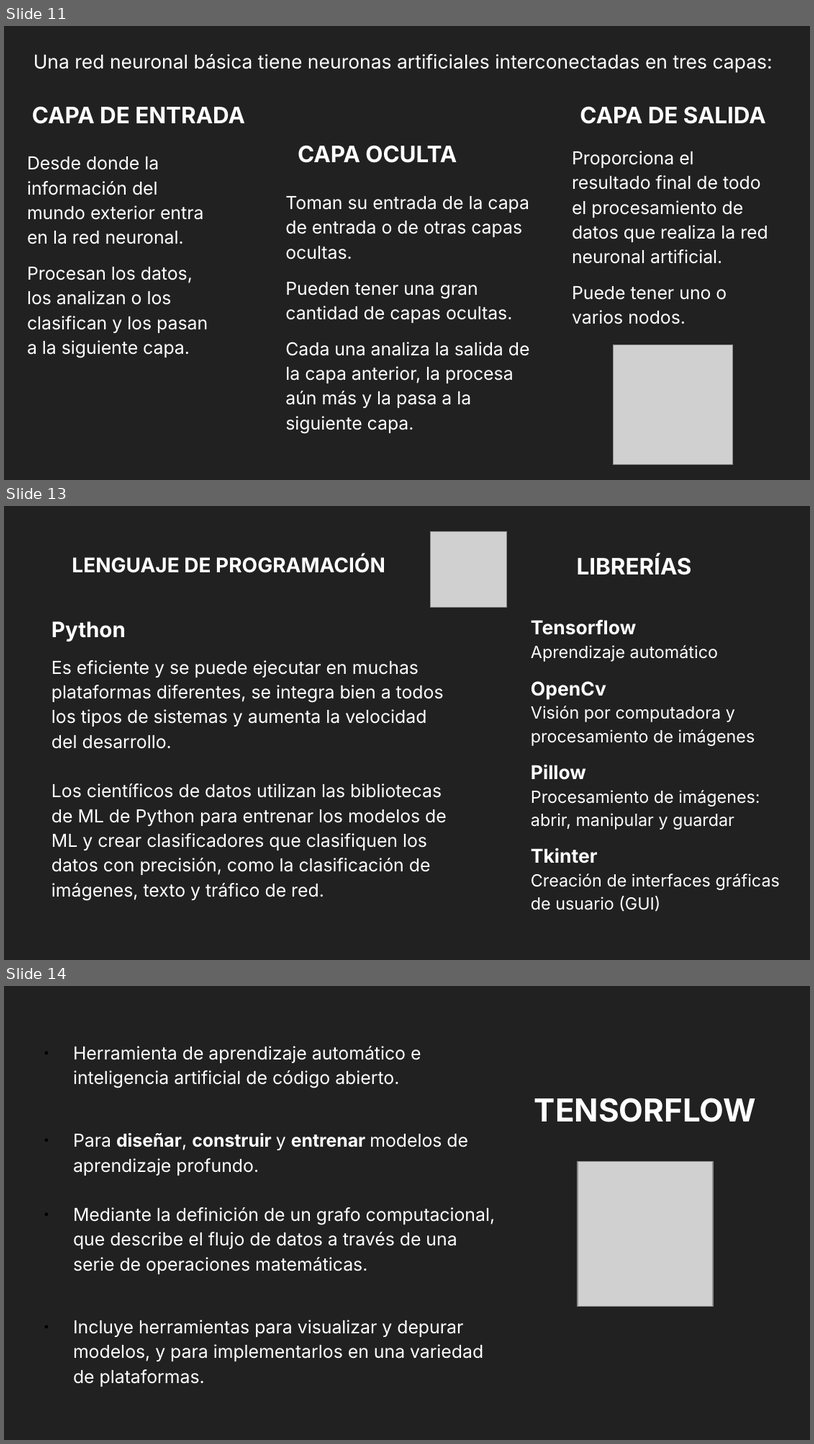
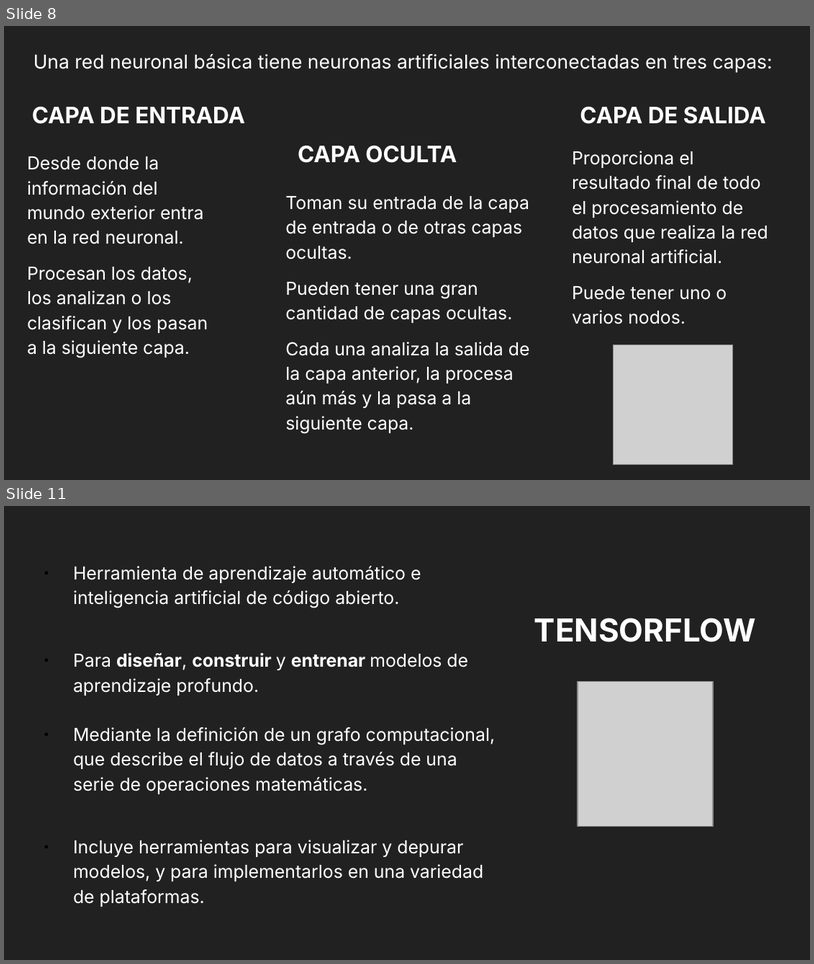
Before and after one commit to VataUTN/Deteccion_de_Figuras_Geometricas, a slide deck: Parcial MI.odp. Shown one above the other, each under a label of ours: slides 11, 13 and 14 before the commit, slides 8 and 11 after it; the slides between them are not shown. The pictures are 814x1444 and 814x964 pixels, drawn with LibreOffice and Linux fonts; fonts in the diff are those of the drawing; grey boxes stand for pictures. Boxes give left, top, right and bottom in pixels: in the first picture for what was removed or moved away, otherwise in the second. Text is boxed around its words. In the diff, an @@ line names an element or a change of style, - is before the commit and + after.

```diff
--- a/Parcial MI.odp
+++ b/Parcial MI.odp
@@ slide 13 removed at bbox=[4, 506, 810, 960], background #212121 @@
@@ picture removed at bbox=[430, 531, 507, 607] @@
@@ title removed at bbox=[72, 555, 386, 573] @@
-LENGUAJE DE PROGRAMACIÓN
@@ title removed at bbox=[577, 555, 692, 575] @@
-LIBRERÍAS
@@ text removed at bbox=[52, 621, 447, 900] @@
-Python
-Es eficiente y se puede ejecutar en muchas plataformas diferentes, se integra bien a todos los tipos de sistemas y aumenta la velocidad del desarrollo.
-Los científicos de datos utilizan las bibliotecas de ML de Python para entrenar los modelos de ML y crear clasificadores que clasifiquen los datos con precisión, como la clasificación de imágenes, texto y tráfico de red.
@@ text removed at bbox=[531, 620, 780, 911] @@
-Tensorflow
-Aprendizaje automático
-OpenCv
-Visión por computadora y procesamiento de imágenes
-Pillow
-Procesamiento de imágenes: abrir, manipular y guardar
-Tkinter
-Creación de interfaces gráficas de usuario (GUI)
@@ what was slide 11 is now slide 8 @@
@@ what was slide 14 is now slide 11 @@
```
Also in this commit, not shown: 3 slides added, 2 other slides removed.
